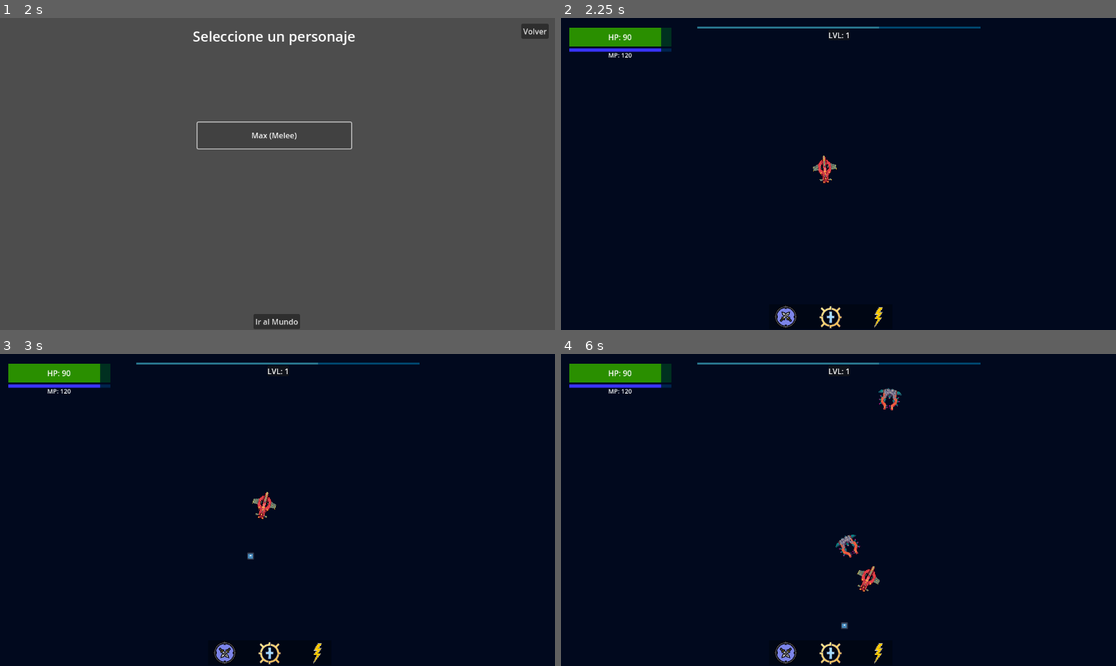
Above: before the commit, frames 1-4 (two rows, left to right).
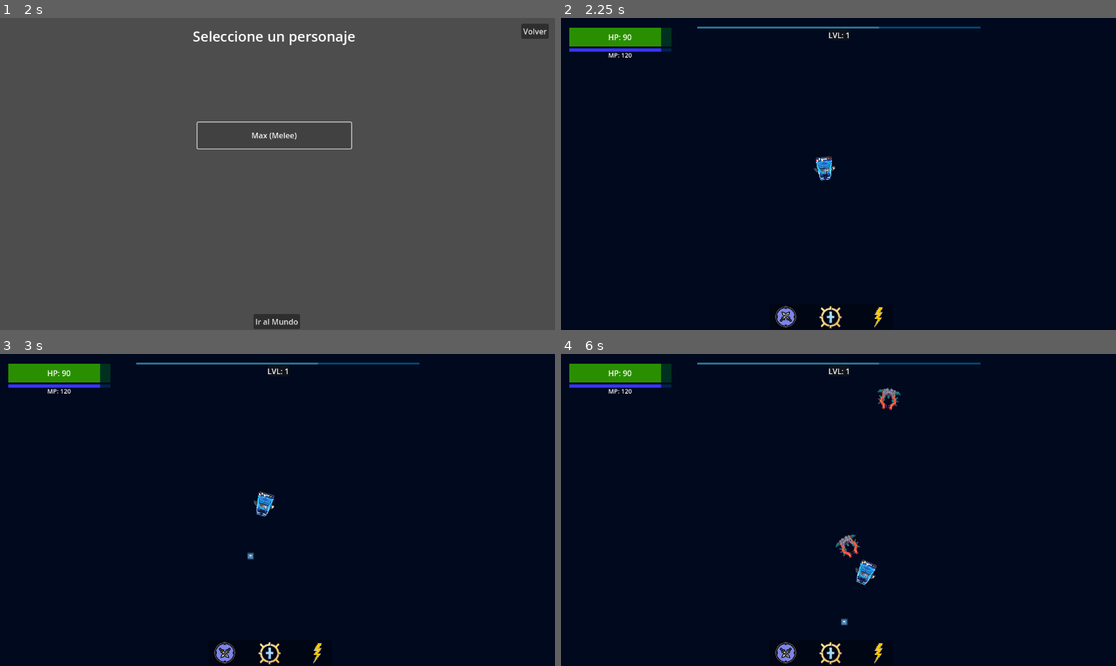
Above: after the commit, the same moments.

Repository: bkerz/VoidShips
Game: Godot game, scene res://Scenes/GUI_UI/MainUI/mainMenu.tscn
Two runs of this game, one before a commit and one after it. Both use one fixed random seed, a clock stepped at 60 frames per second and the inputs below. The engine's default icon, where the game draws it, is replaced by a stand-in: a white triangle on a blue panel in a dark square.
Inputs (mouse positions are in pixels of both pictures, inside the frame that each line leads up to):
- Up to frame 1 (2 s): click "Jugar" at 0.5 s; click "Max (Melee)" at 1.25 s
- Up to frame 2 (2.25 s): click "Ir al Mundo" at 2 s
- Up to frame 3 (3 s): click (227, 653) at 2.75 s
- Up to frame 4 (6 s): click (832, 653) at 3.5 s; click (877, 653) at 4.25 s; click (788, 653) at 5 s; click (832, 653) at 5.75 s

Frame 1 is identical in both runs. In frame 2, 0.2% of the frame differs, in the area x 45-50%, y 44-54%; in frame 3, 0.2%; in frame 4, 0.5%, in the area x 50-62%, y 10-89%.

Commit message:
Act

Diff:
--- a/Scenes/Players/Max´s/max_player.tscn
+++ b/Scenes/Players/Max´s/max_player.tscn
@@ -218,7 +218,7 @@
 size = Vector2(50, 70)
 
 [sub_resource type="RectangleShape2D" id="RectangleShape2D_52lsm"]
-size = Vector2(98, 42)
+size = Vector2(68, 42)
 
 [node name="MaxPlayer" type="CharacterBody2D" groups=["playerGroup"]]
 scale = Vector2(0.5, 0.5)
@@ -228,8 +228,8 @@
 [node name="Sprite2D" type="Sprite2D" parent="."]
 texture_filter = 1
 position = Vector2(1.01328e-06, 0.499999)
-rotation = -1.5708
-scale = Vector2(1.5, 1.838)
+rotation = 1.5708
+scale = Vector2(2, 2.472)
 texture = ExtResource("2_qq2bx")
 
 [node name="AnimationPlayer" type="AnimationPlayer" parent="."]
@@ -264,7 +264,7 @@
 script = ExtResource("4_0bie2")
 
 [node name="CollisionShape2D" type="CollisionShape2D" parent="takeDamagePlayer"]
-position = Vector2(-3, 1)
+position = Vector2(-2, 1)
 shape = SubResource("RectangleShape2D_52lsm")
 debug_color = Color(1, 0.00784314, 0.0392157, 0.419608)
 
Binary file changed: Scenes/Players/Max´s/suicideShip.png
